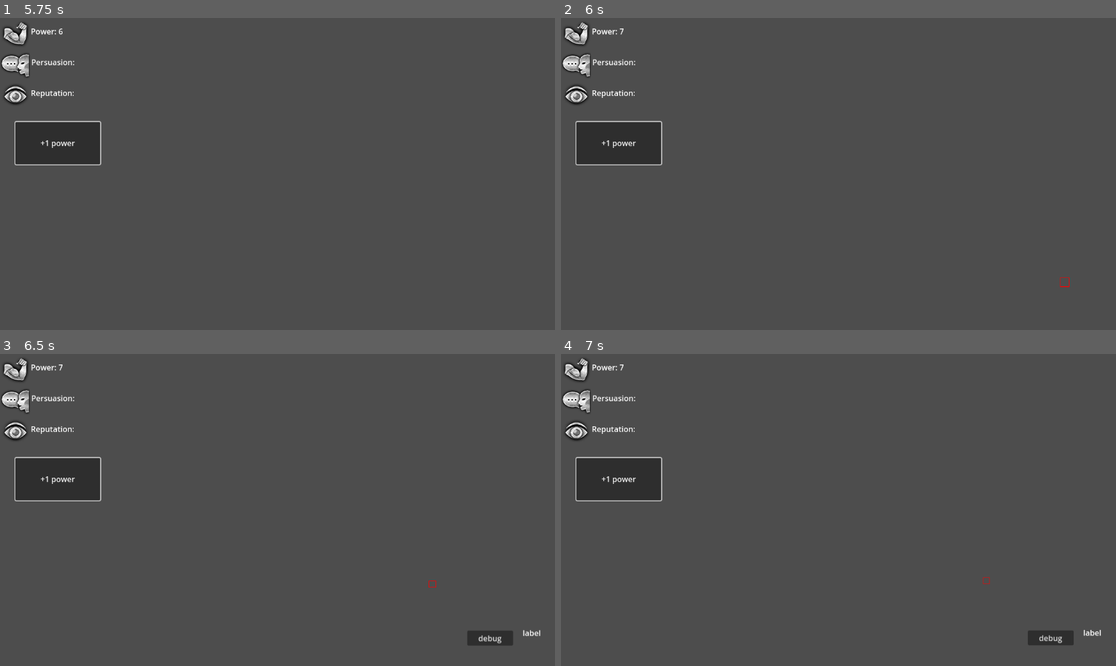
Above: before the commit, frames 1-4 (two rows, left to right).
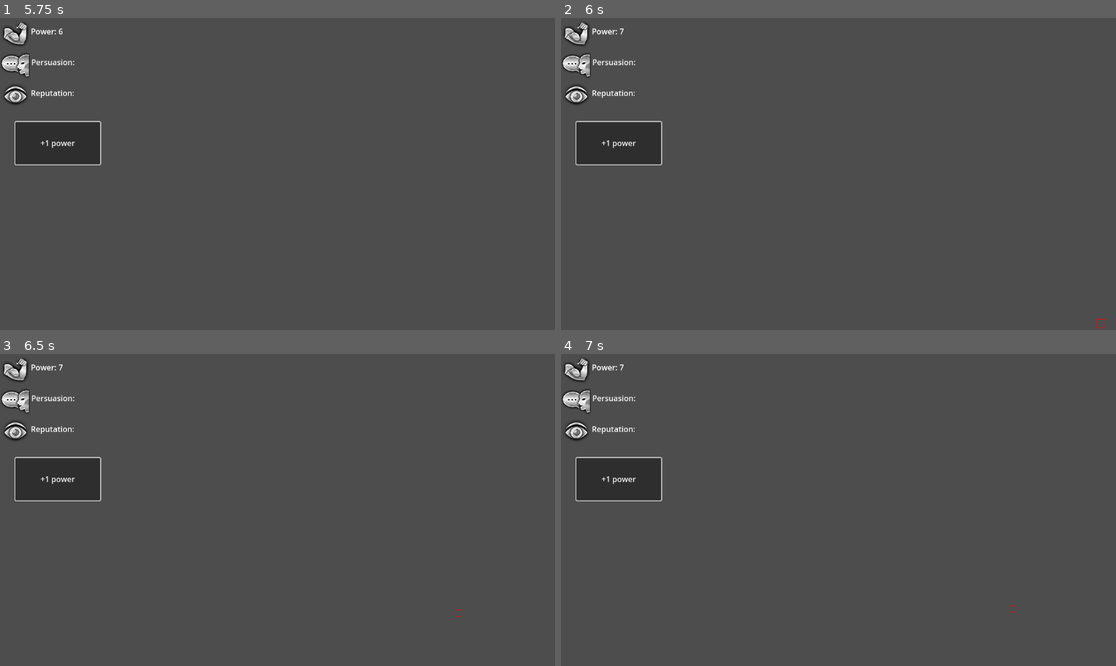
Above: after the commit, the same moments.

Repository: ketexon/ld56-team-3
Game: Godot game, scene res://game.tscn
The game is run twice, just before and just after one commit, with the same random seed, the same clock (stepped at 60 frames per second) and the same inputs.
Inputs (mouse positions are in pixels of both pictures, inside the frame that each line leads up to):
- Up to frame 1 (5.75 s): click "+1 power" at 0.5 s; click "+1 power" at 1.25 s; click "+1 power" at 2 s; tap Enter at 2.75, 4.25 s; move the mouse to (399, 158) at 2.77 s; hold Space (center_on_colony) 2.78-3.53 s; click (399, 158) at 2.92 s; move the mouse to (166, 189) at 3.52 s; tap 1 (zoom_0) at 3.6 s; click (166, 189) at 3.67 s; move the mouse to (333, 105) at 4.27 s; hold 2 (zoom_1) 4.28-5.03 s; click (333, 105) at 4.42 s; tap Space (center_on_colony) at 5 s; move the mouse to (249, 236) at 5.02 s; tap 3 (zoom_2) at 5.1 s; click (249, 236) at 5.17 s
- Up to frame 2 (6 s): tap Enter at 5.75 s; move the mouse to (1005, 220) at 5.77 s; hold 4 (zoom_3) from 5.78 s (still down); click (1005, 220) at 5.92 s
- Up to frame 3 (6.5 s): keep holding 4 (zoom_3)
- Up to frame 4 (7 s): release 4 (zoom_3) at 6.5 s; click (1049, 637) at 6.5 s, where only the run before the commit has a clickable "debug"

Frame 1 is identical in both runs. In frame 2, less than 0.1% of the frame differs, in the area x 89-99%, y 83-100%; in frame 3, 0.4%; in frame 4, 0.4%, in the area x 75-98%, y 71-94%.

Commit message:
removed button stuff

Diff:
--- a/CameraControls.gd
+++ b/CameraControls.gd
@@ -85,10 +85,7 @@
 
 	position = lerp(position, pan_goal, delta * pan_speed)
 
-	if viewing_colony:
-		%debugButton.disabled = false
-	if !viewing_colony:
-		%debugButton.disabled = true
+
 
 
 func set_zoom_percent(percent: float):
--- a/Colony/Colony.tscn
+++ b/Colony/Colony.tscn
@@ -13,3 +13,17 @@
 colony = NodePath("..")
 speed = 32
 role = 1
+
+[node name="ColonyUI" type="Control" parent="."]
+layout_mode = 3
+anchors_preset = 0
+offset_right = 40.0
+offset_bottom = 40.0
+
+[node name="colonyAction1" type="Button" parent="ColonyUI"]
+layout_mode = 0
+offset_left = 15.0
+offset_top = 13.0
+offset_right = 53.0
+offset_bottom = 44.0
+text = "test"
--- a/game.tscn
+++ b/game.tscn
@@ -10,29 +10,9 @@
 [node name="Camera2D" type="Camera2D" parent="."]
 script = ExtResource("1_6r02h")
 
-[node name="Colony" parent="." instance=ExtResource("2_mulan")]
-position = Vector2(374, 179)
-
-[node name="ColonyUI" type="Control" parent="Colony"]
-layout_mode = 3
-anchors_preset = 0
-offset_right = 40.0
-offset_bottom = 40.0
-
-[node name="debugLabel" type="Label" parent="Colony/ColonyUI"]
-layout_mode = 0
-offset_right = 40.0
-offset_bottom = 23.0
-text = "label"
-
-[node name="debugButton" type="Button" parent="Colony/ColonyUI"]
-unique_name_in_owner = true
-layout_mode = 0
-offset_left = -115.0
-offset_top = 7.0
-offset_right = -20.0
-offset_bottom = 38.0
-text = "debug"
+[node name="Colony" parent="." node_paths=PackedStringArray("tiny_creatures") instance=ExtResource("2_mulan")]
+position = Vector2(426, 243)
+tiny_creatures = []
 
 [node name="CanvasLayer" parent="." instance=ExtResource("4_b05wy")]
 
